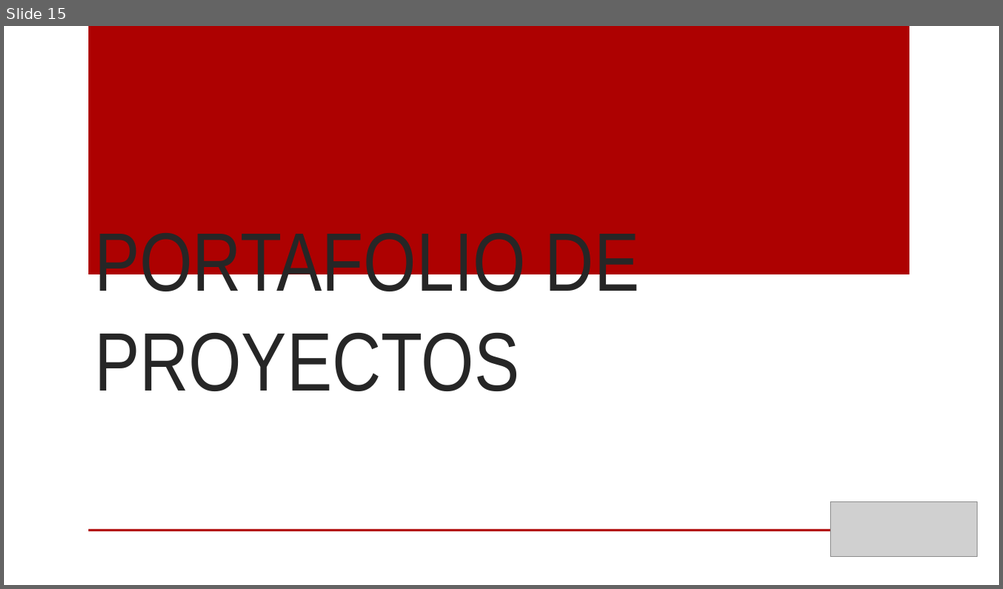
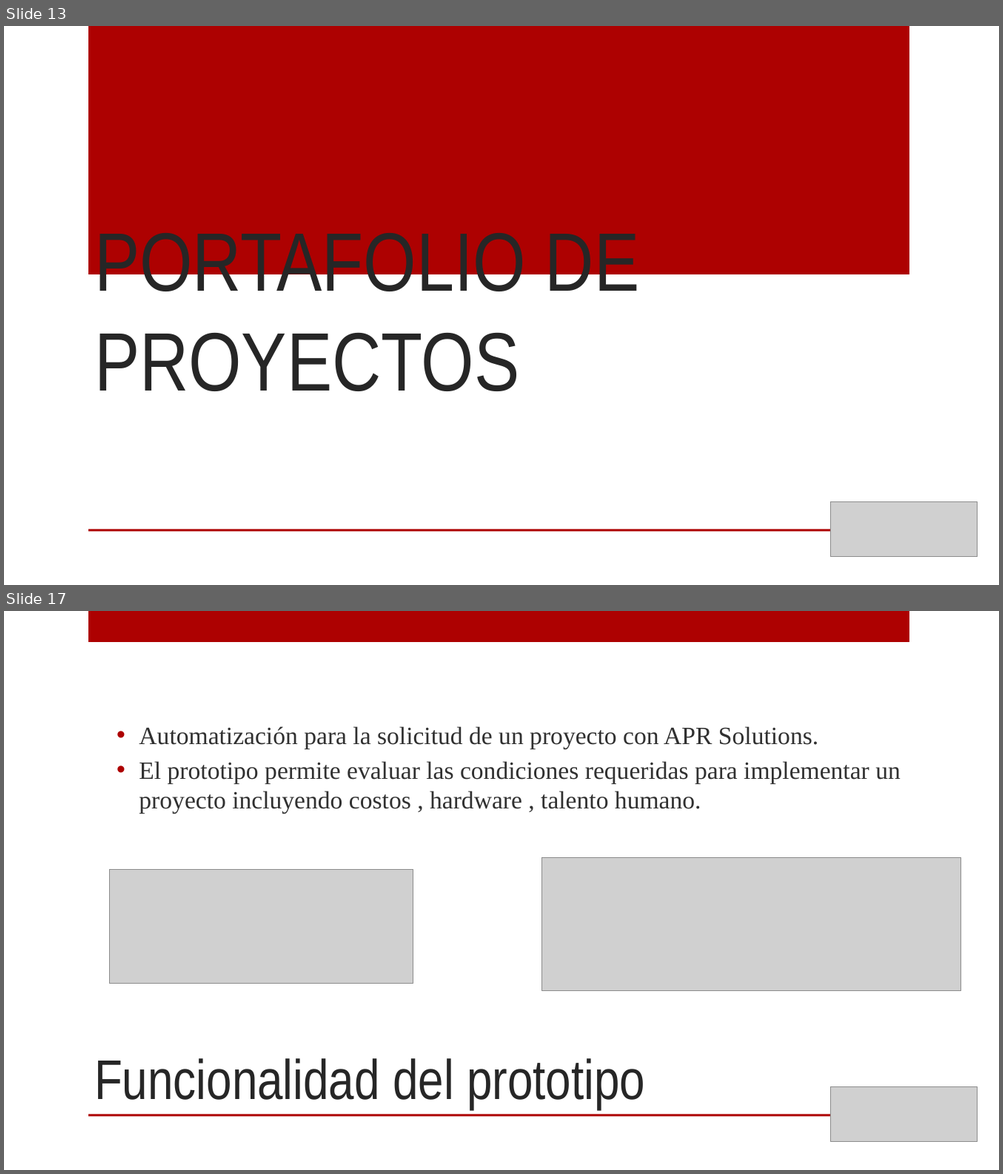
Before and after one commit to Manny2296/AE-APRSOLUTIONSS, a slide deck: co.AE_APRSOLUTIONSS/Presentation/APR Solutionss presentacion.pptx. Shown one above the other, each under a label of ours: slide 15 before the commit, slides 13 and 17 after it; the slides between them are not shown. The pictures are 1003x589 and 1003x1174 pixels, drawn with LibreOffice and Linux fonts; fonts in the diff are those of the drawing; grey boxes stand for pictures; background and template pictures are left out. Boxes give left, top, right and bottom in pixels: in the first picture for what was removed or moved away, otherwise in the second. Text is boxed around its words. In the diff, an @@ line names an element or a change of style, - is before the commit and + after.

```diff
--- a/co.AE_APRSOLUTIONSS/Presentation/APR Solutionss presentacion.pptx
+++ b/co.AE_APRSOLUTIONSS/Presentation/APR Solutionss presentacion.pptx
@@ slide 17 added at (x1=4, y1=611, x2=999, y2=1170), background picture (left out); not listed: 1 template element that a slide beside it also shows @@
@@ rectangle added at (x1=88, y1=611, x2=909, y2=642), fill #AD0101 @@
@@ text added at (x1=139, y1=726, x2=900, y2=814), 24 pt, text #303030 @@
+• Automatización para la solicitud de un proyecto con APR Solutions.
+• El prototipo permite evaluar las condiciones requeridas para implementar un proyecto incluyendo costos , hardware , talento humano.
@@ picture added at (x1=109, y1=870, x2=413, y2=984) @@
@@ picture added at (x1=542, y1=858, x2=961, y2=991) @@
@@ title added at (x1=94, y1=1059, x2=645, y2=1111), 54 pt, text #262626 @@
+Funcionalidad del prototipo
@@ picture added at (x1=831, y1=1087, x2=977, y2=1142) @@
@@ what was slide 15 is now slide 13 @@
```
Also in this commit, not shown: 5 slides changed, 3 other slides added, 2 slides removed, 35 other files.
